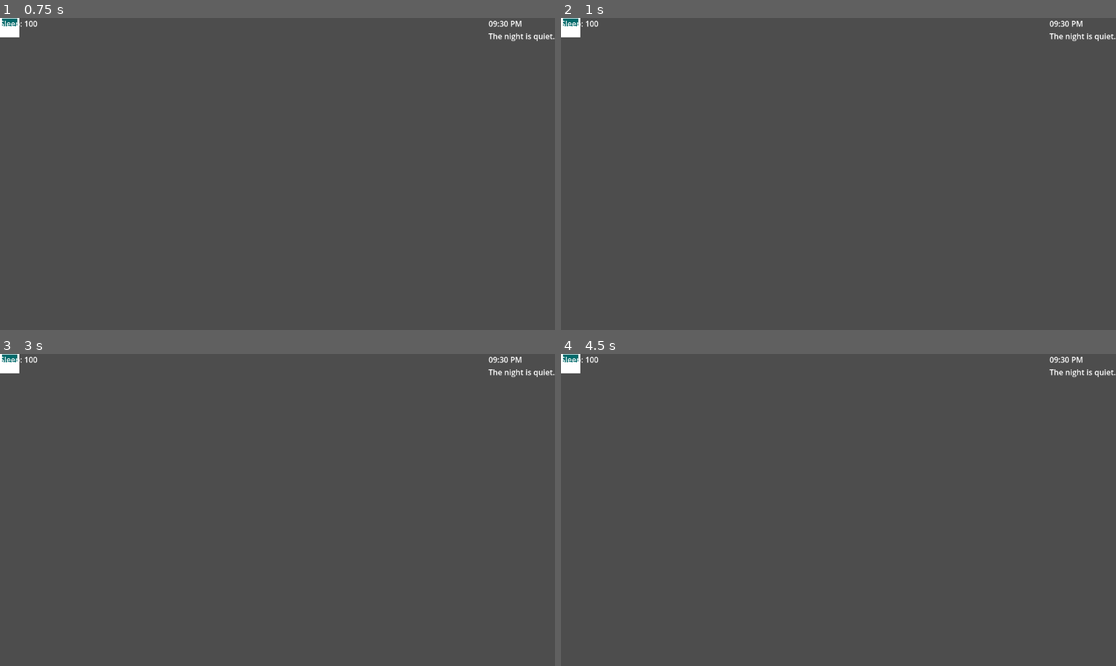
Above: before the commit, frames 1-4 (two rows, left to right).
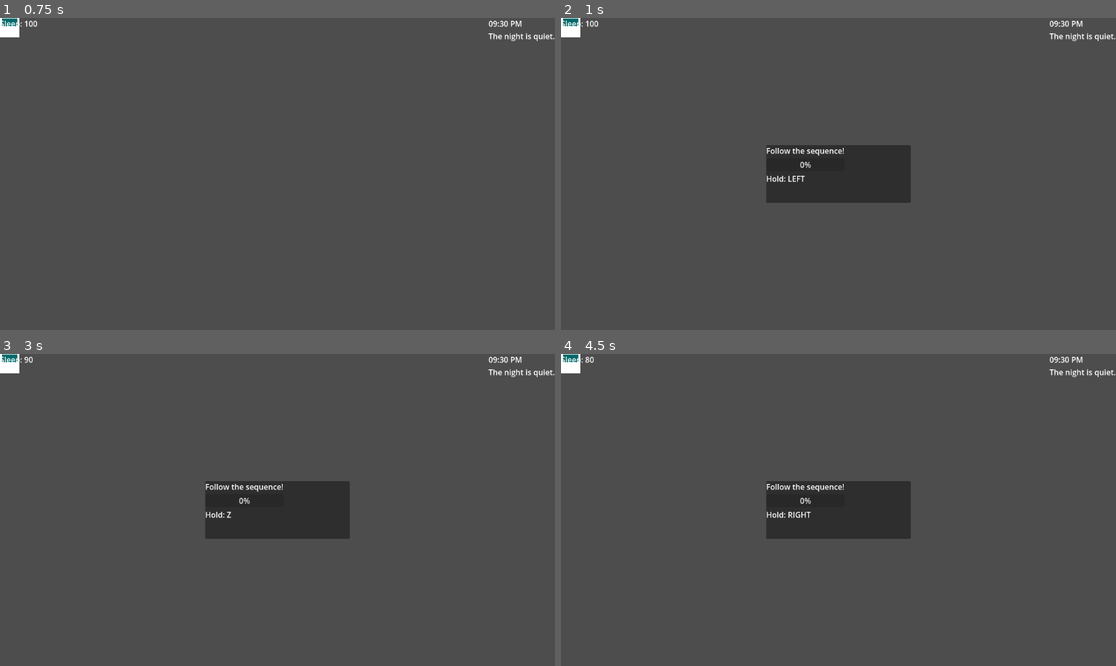
Above: after the commit, the same moments.

Repository: AiDN-Dev/let-me-sleep
Game: Godot game, scene res://Scenes/game.tscn
Same seed, same stepped clock (60 frames per second), same inputs: the game is played once before the commit and once after it. The project has no main scene, so this scene is started directly.
Inputs (mouse positions are in pixels of both pictures, inside the frame that each line leads up to):
- Up to frame 1 (0.75 s): tap Enter (ui_accept) at 0.5 s; move the mouse to (399, 158) at 0.52 s; hold Right from 0.53 s (still down); tap Space at 0.6 s; click (399, 158) at 0.67 s
- Up to frame 2 (1 s): keep holding Right; tap Enter (ui_accept) at 0.77 s
- Up to frame 3 (3 s): release Right at 1.25 s; tap Enter (ui_accept) at 1.25, 2.75 s; drag from (166, 525) to (249, 572) at 1.27 s; move the mouse to (333, 441) at 2.02 s; hold Right 2.03-2.75 s; tap X at 2.1 s; drag from (249, 572) to (111, 463) at 2.77 s
- Up to frame 4 (4.5 s): move the mouse to (1005, 556) at 3.52 s; hold Left 3.53-4.25 s; tap Space at 3.6 s; tap Enter (ui_accept) at 3.77, 4.25 s; drag from (672, 463) to (755, 432) at 4.27 s

Frame 1 is identical in both runs. In frame 2, 4.7% of the frame differs, in the area x 37-63%, y 40-60%; in frame 3, 4.7%, in the area x 4-63%, y 0-60%; in frame 4, 4.7%.
Error before the commit: Invalid type in function 'start_qte' in base 'Panel (qte_window.gd)'. The array of argument 2 (Array) does not have the same element type as the expected typed…

Commit message:
Fixed the bugs from adding a nightManager, fixed failing QTE not displaying a minigame

Diff:
--- a/Scenes/game.tscn
+++ b/Scenes/game.tscn
@@ -12,6 +12,9 @@
 [node name="Game" type="Node2D" unique_id=1645798551]
 script = ExtResource("1_qxrlw")
 
+[node name="NightManager" type="Node" parent="." unique_id=1091395803]
+script = ExtResource("8_v158k")
+
 [node name="Room" type="Node2D" parent="." unique_id=73071899]
 
 [node name="Bed" type="ColorRect" parent="Room" unique_id=209141558]
@@ -54,6 +57,42 @@
 grow_horizontal = 0
 text = "blah  blah blah"
 
+[node name="FailPanel" type="Panel" parent="UI/PlayerUI" unique_id=591923084]
+visible = false
+offset_right = 40.0
+offset_bottom = 40.0
+
+[node name="DialogBox" type="Panel" parent="UI/PlayerUI" unique_id=463574828]
+visible = false
+anchors_preset = 8
+anchor_left = 0.5
+anchor_top = 0.5
+anchor_right = 0.5
+anchor_bottom = 0.5
+offset_left = -200.0
+offset_top = -27.5
+offset_right = 200.0
+offset_bottom = 27.5
+grow_horizontal = 2
+grow_vertical = 2
+size_flags_horizontal = 3
+size_flags_vertical = 3
+script = ExtResource("6_i6g32")
+
+[node name="DialogBoxText" type="Label" parent="UI/PlayerUI/DialogBox" unique_id=586113497]
+layout_mode = 1
+anchors_preset = 8
+anchor_left = 0.5
+anchor_top = 0.5
+anchor_right = 0.5
+anchor_bottom = 0.5
+offset_left = -20.0
+offset_top = -11.5
+offset_right = 20.0
+offset_bottom = 11.5
+grow_horizontal = 2
+grow_vertical = 2
+
 [node name="NightSummaryPanel" type="Panel" parent="UI/PlayerUI" unique_id=1574124694]
 visible = false
 anchors_preset = 8
@@ -210,42 +249,3 @@
 [node name="HintLabel" type="Label" parent="UI/QTEWindow/VBoxContainer" unique_id=528699800]
 layout_mode = 2
 text = "Hint/Timer"
-
-[node name="FailPanel" type="Panel" parent="UI" unique_id=591923084]
-visible = false
-offset_right = 40.0
-offset_bottom = 40.0
-
-[node name="DialogBox" type="Panel" parent="UI" unique_id=463574828]
-visible = false
-anchors_preset = 8
-anchor_left = 0.5
-anchor_top = 0.5
-anchor_right = 0.5
-anchor_bottom = 0.5
-offset_left = -200.0
-offset_top = -27.5
-offset_right = 200.0
-offset_bottom = 27.5
-grow_horizontal = 2
-grow_vertical = 2
-size_flags_horizontal = 3
-size_flags_vertical = 3
-script = ExtResource("6_i6g32")
-
-[node name="DialogBoxText" type="Label" parent="UI/DialogBox" unique_id=586113497]
-layout_mode = 1
-anchors_preset = 8
-anchor_left = 0.5
-anchor_top = 0.5
-anchor_right = 0.5
-anchor_bottom = 0.5
-offset_left = -20.0
-offset_top = -11.5
-offset_right = 20.0
-offset_bottom = 11.5
-grow_horizontal = 2
-grow_vertical = 2
-
-[node name="NightManager" type="Node" parent="." unique_id=1091395803]
-script = ExtResource("8_v158k")
--- a/scripts/Managers/interruption_manager.gd
+++ b/scripts/Managers/interruption_manager.gd
@@ -2,7 +2,7 @@
 
 signal interruption_finished
 
-@onready var dialog_box: Panel = $"../DialogBox"
+@onready var dialog_box: Panel = $"../PlayerUI/DialogBox"
 # Add all mini-game nodes here
 @onready var interruptions := [
 	$DogInterruptWindow,
--- a/scripts/Managers/night_manager.gd
+++ b/scripts/Managers/night_manager.gd
@@ -9,9 +9,36 @@
 var night_progress = 0
 var tension = 0.0
 
+var active_qte_speed = 1.0
+var active_tension_gain = 1.0
+var active_base_interrupt_chance = 0.15
+
 var modifiers = {
 	"qte_speed_multiplier": 1.0,
 	"tension_gain_multiplier": 1.0
+}
+
+var night_data = {
+	1: {
+		"qte_speed": 1.0,
+		"tension_gain": 1.0,
+		"base_interrupt_chance": 0.15
+	},
+	2: {
+		"qte_speed": 0.95,
+		"tension_gain": 1.1,
+		"base_interrupt_chance": 0.2
+	},
+	3: {
+		"qte_speed": 0.9,
+		"tension_gain": 1.25,
+		"base_interrupt_chance": 0.25
+	},
+	4: {
+		"qte_speed": 0.85,
+		"tension_gain": 1.4,
+		"base_interrupt_chance": 0.3
+	}
 }
 
 func reset_night():
@@ -26,13 +53,13 @@
 
 func add_tension():
 	tension = clamp(
-		tension + BASE_TENSION_GAIN * modifiers.tension_gain_multiplier,
+		tension + BASE_TENSION_GAIN * active_tension_gain,
 		0,
 		MAX_TENSION
 	)
 
-func should_trigger_interruption(base_chance: float, difficulty_level: int, rng: RandomNumberGenerator) -> bool:
-	var chance = base_chance + night_progress * 0.05 + (difficulty_level - 1) * 0.05
+func should_trigger_interruption(rng: RandomNumberGenerator) -> bool:
+	var chance = active_base_interrupt_chance + night_progress * 0.03
 	if tension >= MAX_TENSION:
 		tension = 0
 		return true
@@ -41,7 +68,20 @@
 		return true
 	return false
 
-func scale_difficulty():
-	modifiers.qte_speed_multiplier = clamp(modifiers.qte_speed_multiplier * 0.95, 0.6, 1.0)
-	modifiers.tension_gain_multiplier = clamp(modifiers.tension_gain_multiplier * 1.05, 1.0, 2.0)
+func advance_to_next_night():
 	current_night += 1
+	apply_night_settings()
+
+func get_max_steps():
+	return MAX_NIGHT_STEPS
+
+func apply_night_settings():
+	if night_data.has(current_night):
+		var data = night_data[current_night]
+		active_qte_speed = data.qte_speed
+		active_tension_gain = data.tension_gain
+		active_base_interrupt_chance = data.base_interrupt_chance
+	else:
+		active_qte_speed *= 0.97
+		active_tension_gain *= 1.05
+		active_base_interrupt_chance *= 0.02
--- a/scripts/game.gd
+++ b/scripts/game.gd
@@ -2,10 +2,6 @@
 
 const QTEKey = preload("res://scripts/Managers/qte_key.gd")
 const NightStatsClass = preload("res://scripts/Managers/night_stats.gd")
-
-const MAX_NIGHT_STEPS = 20 # Number of QTE steps per night
-const MAX_TENSION = 1.0 # Maximum tension before forcing an interruption
-const TENSION_GAIN_PER_SUCCESS = 0.25 # How much tension increases per successful QTE
 
 # Node references
 @onready var night_manager: NightManager = $NightManager
@@ -56,18 +52,21 @@
 		night_manager.advance_progress()
 		night_manager.add_tension()
 		night_stats.qte_successes += 1
-		if night_manager.is_night_complete():
-			update_time_and_flavour()
-			end_night()
-			return
-		update_time_and_flavour()
-		if night_manager.should_trigger_interruption(0.2, 1, rng):
-			interruption_manager.start_random_interruption(1)
-		else:
-			start_sleep()
 	else:
 		SleepManager.adjust_score(-10)
 		night_stats.qte_failures += 1
+		night_manager.add_tension()
+
+	if night_manager.is_night_complete():
+		update_time_and_flavour()
+		end_night()
+		return
+
+	update_time_and_flavour()
+
+	if night_manager.should_trigger_interruption(rng):
+		interruption_manager.start_random_interruption(night_manager.current_night)
+	else:
 		start_sleep()
 
 # === Interruption finished handler ===
@@ -98,7 +97,7 @@
 	print("Stats - QTE Success:", night_stats.qte_successes, "Fail:", night_stats.qte_failures,
 		"Interruptions:", night_stats.interruptions_triggered, "Success:", night_stats.interruptions_successful,
 		"Fail:", night_stats.interruptions_failed)
-	night_manager.scale_difficulty()
+	night_manager.advance_to_next_night()
 	show_night_summary()
 
 # === Start a new night ===
@@ -124,12 +123,12 @@
 	night_summary_panel.visible = true
 
 # === Generate a QTE sequence for the night ===
-func generate_qte_sequence(length):
-	var seq = []
+func generate_qte_sequence(length) -> Array[QTEKey]:
+	var seq: Array[QTEKey] = []
 	for i in range(length):
 		var key = possible_keys[rng.randi_range(0, possible_keys.size() - 1)]
 		var hold = 0.8 + rng.randf() * 0.7
-		hold *= night_manager.modifiers.qte_speed_multiplier
+		hold *= night_manager.active_qte_speed
 		seq.append(QTEKey.new(key, hold))
 	return seq
 
@@ -140,7 +139,7 @@
 func get_current_time():
 	var start_min = 21 * 60 + 30
 	var total = 600
-	var step = total / MAX_NIGHT_STEPS
+	var step = total / night_manager.get_max_steps()
 	var minutes = start_min + int(night_manager.night_progress * step)
 	var h = int(minutes / 60) % 24
 	var m = minutes % 60
